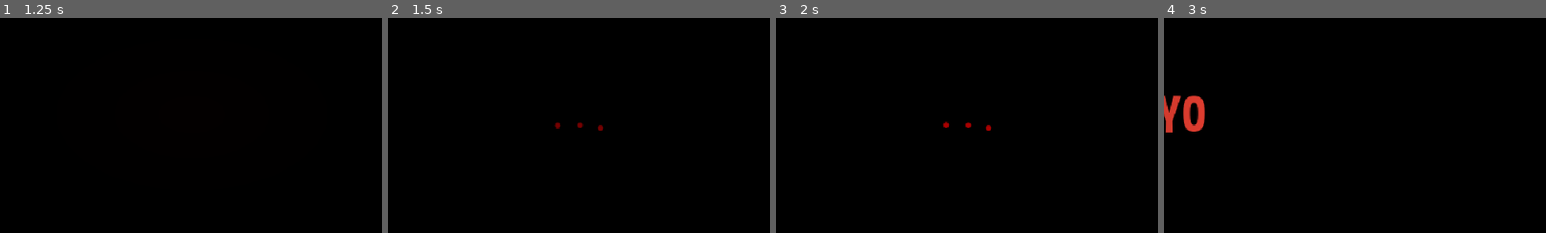
Above: before the commit, frames 1-4 (left to right).
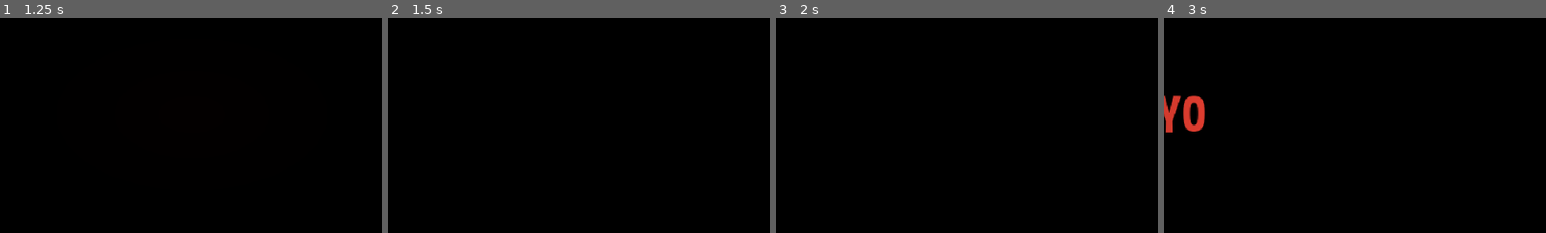
Above: after the commit, the same moments.

Repository: WhimFreak/ScreamJam2026
Game: Godot game, scene res://Menus/main_menu.tscn
The game is run twice, just before and just after one commit, with the same random seed, the same clock (stepped at 60 frames per second) and the same inputs. The engine's default icon, where the game draws it, is replaced by a stand-in: a white triangle on a blue panel in a dark square. Sound files missing from this copy of the repository are replaced by a short silence.
Inputs (mouse positions are % of the whole screen's width and height, from its top left):
- Up to frame 1 (1.25 s): click "PLAY" at 0.5 s
- Up to frame 2 (1.5 s): click "PLAY" at 1.25 s
- Up to frame 3 (2 s): no input
- Up to frame 4 (3 s): tap Enter at 2 s; move the mouse to (72, 45) at 2.02 s; hold D (move_right) 2.03-2.78 s; hold E (interact) 2.03-2.78 s; tap Space at 2.75 s; move the mouse to (30, 55) at 2.77 s; hold S (move_down) from 2.78 s (still down); click (30, 55) at 2.85 s
The pictures show only the part of the screen within x 25-75%, y 28-78%; the shares and areas given below are measured in that part.

Frame 1 is identical in both runs. In frame 2, 0.1% of the frame differs, in the area x 43-57%, y 48-53%; in frame 3, 0.1%; in frame 4, nothing differs.

Commit message:
Player resprite

Diff:
--- a/game-jam-2026/Menus/transition_scene.tscn
+++ b/game-jam-2026/Menus/transition_scene.tscn
@@ -84,7 +84,7 @@
 }
 tracks/1/type = "value"
 tracks/1/imported = false
-tracks/1/enabled = true
+tracks/1/enabled = false
 tracks/1/path = NodePath("RichTextLabel:modulate")
 tracks/1/interp = 1
 tracks/1/loop_wrap = true
--- a/game-jam-2026/Top Down/player.tscn
+++ b/game-jam-2026/Top Down/player.tscn
@@ -1,16 +1,16 @@
 [gd_scene format=3 uid="uid://d4jdnqavtwhod"]
 
 [ext_resource type="Script" uid="uid://b1aobv0og76eb" path="res://Top Down/player.gd" id="1_mb655"]
-[ext_resource type="Texture2D" uid="uid://j662l5a1p20m" path="res://Assets/Placeholders/PlaceholderPlayer1.png" id="1_qf6oi"]
-[ext_resource type="Texture2D" uid="uid://mr7yuxwicrcx" path="res://Assets/Placeholders/PlaceholderPlayer2.png" id="2_mb655"]
-[ext_resource type="Texture2D" uid="uid://c7nqopcrcuxwt" path="res://Assets/Placeholders/PlaceholderPlayer3.png" id="3_7fve4"]
+[ext_resource type="Texture2D" uid="uid://br3fvru66e7ye" path="res://Assets/Placeholders/SmallPlaceholderPlayer1.png" id="2_7fve4"]
+[ext_resource type="Texture2D" uid="uid://dfaqc74rtn8ej" path="res://Assets/Placeholders/SmallPlaceholderPlayer2.png" id="3_brhrl"]
+[ext_resource type="Texture2D" uid="uid://dyrg88agfm43o" path="res://Assets/Placeholders/SmallPlaceholderPlayer3.png" id="4_y8dvw"]
 [ext_resource type="FontFile" uid="uid://m5ud83a43cit" path="res://Assets/Fonts/CaacupeOne-Regular.ttf" id="5_7fve4"]
 
 [sub_resource type="SpriteFrames" id="SpriteFrames_xrivr"]
 animations = [{
 "frames": [{
 "duration": 1.0,
-"texture": ExtResource("1_qf6oi")
+"texture": ExtResource("2_7fve4")
 }],
 "loop": 1,
 "name": &"default",
@@ -18,16 +18,16 @@
 }, {
 "frames": [{
 "duration": 1.0,
-"texture": ExtResource("2_mb655")
+"texture": ExtResource("3_brhrl")
 }, {
 "duration": 1.0,
-"texture": ExtResource("1_qf6oi")
+"texture": ExtResource("2_7fve4")
 }, {
 "duration": 1.0,
-"texture": ExtResource("3_7fve4")
+"texture": ExtResource("4_y8dvw")
 }, {
 "duration": 1.0,
-"texture": ExtResource("1_qf6oi")
+"texture": ExtResource("3_brhrl")
 }],
 "loop": 1,
 "name": &"walk",
@@ -35,23 +35,21 @@
 }]
 
 [sub_resource type="RectangleShape2D" id="RectangleShape2D_xrivr"]
-size = Vector2(27, 54.75)
+size = Vector2(27, 31.375)
 
 [sub_resource type="CircleShape2D" id="CircleShape2D_xrivr"]
-radius = 84.00595
+radius = 82.006096
 
 [node name="Player" type="CharacterBody2D" unique_id=688360018]
 script = ExtResource("1_mb655")
 
 [node name="AnimatedSprite2D" type="AnimatedSprite2D" parent="." unique_id=616338019]
-position = Vector2(-5, -11)
 scale = Vector2(2, 2)
 sprite_frames = SubResource("SpriteFrames_xrivr")
 animation = &"walk"
-frame_progress = 0.65344715
 
 [node name="CollisionShape2D" type="CollisionShape2D" parent="." unique_id=837843684]
-position = Vector2(0, 26.375)
+position = Vector2(0, 11)
 shape = SubResource("RectangleShape2D_xrivr")
 
 [node name="InteractionRange" type="Area2D" parent="." unique_id=1403771244]
Binary file added: game-jam-2026/Assets/Placeholders/SmallPlaceholderPlayer1.png
Not shown, added: game-jam-2026/Assets/Placeholders/SmallPlaceholderPlayer1.png.import
Binary file added: game-jam-2026/Assets/Placeholders/SmallPlaceholderPlayer2.png
Not shown, added: game-jam-2026/Assets/Placeholders/SmallPlaceholderPlayer2.png.import
Binary file added: game-jam-2026/Assets/Placeholders/SmallPlaceholderPlayer3.png
Not shown, added: game-jam-2026/Assets/Placeholders/SmallPlaceholderPlayer3.png.import
